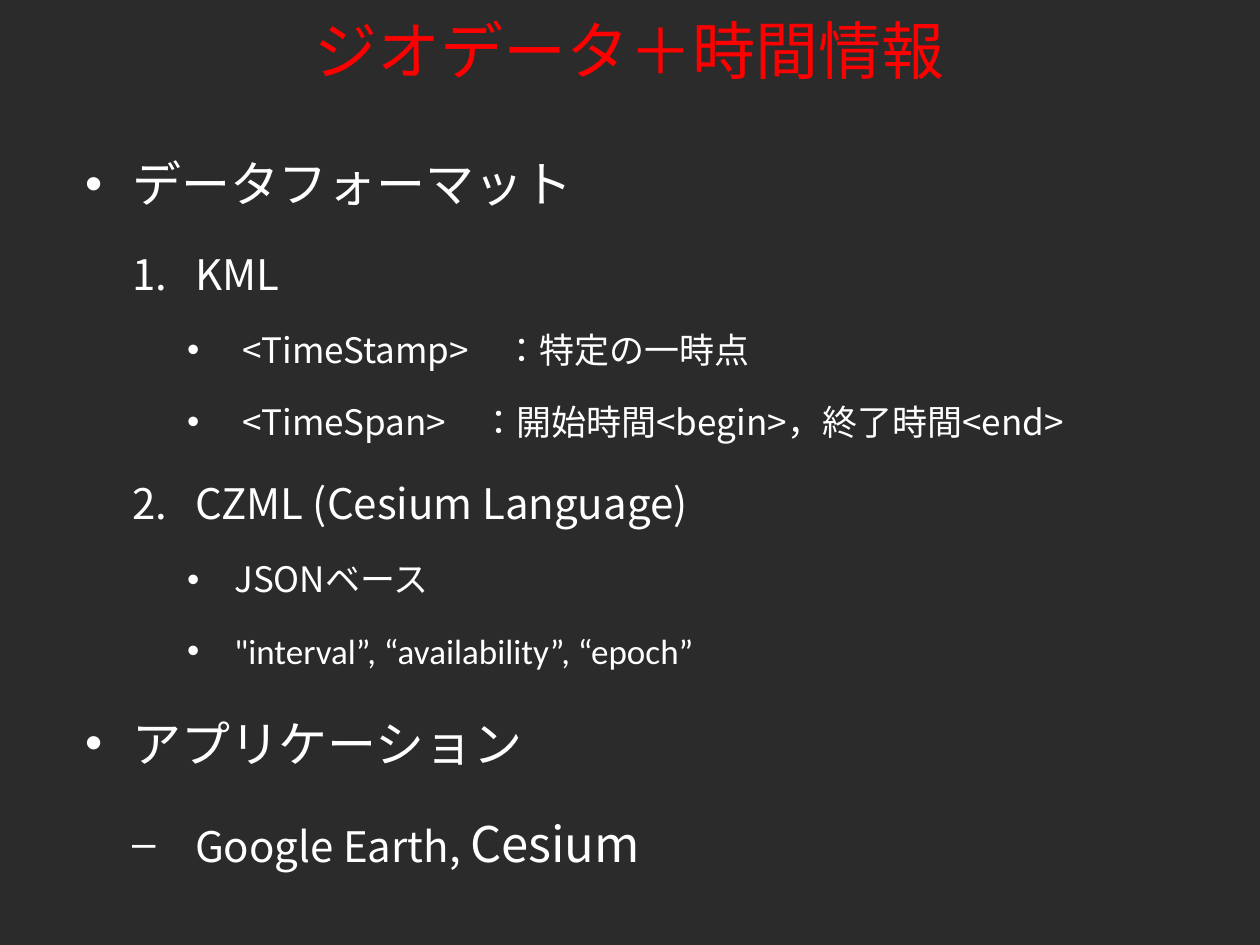
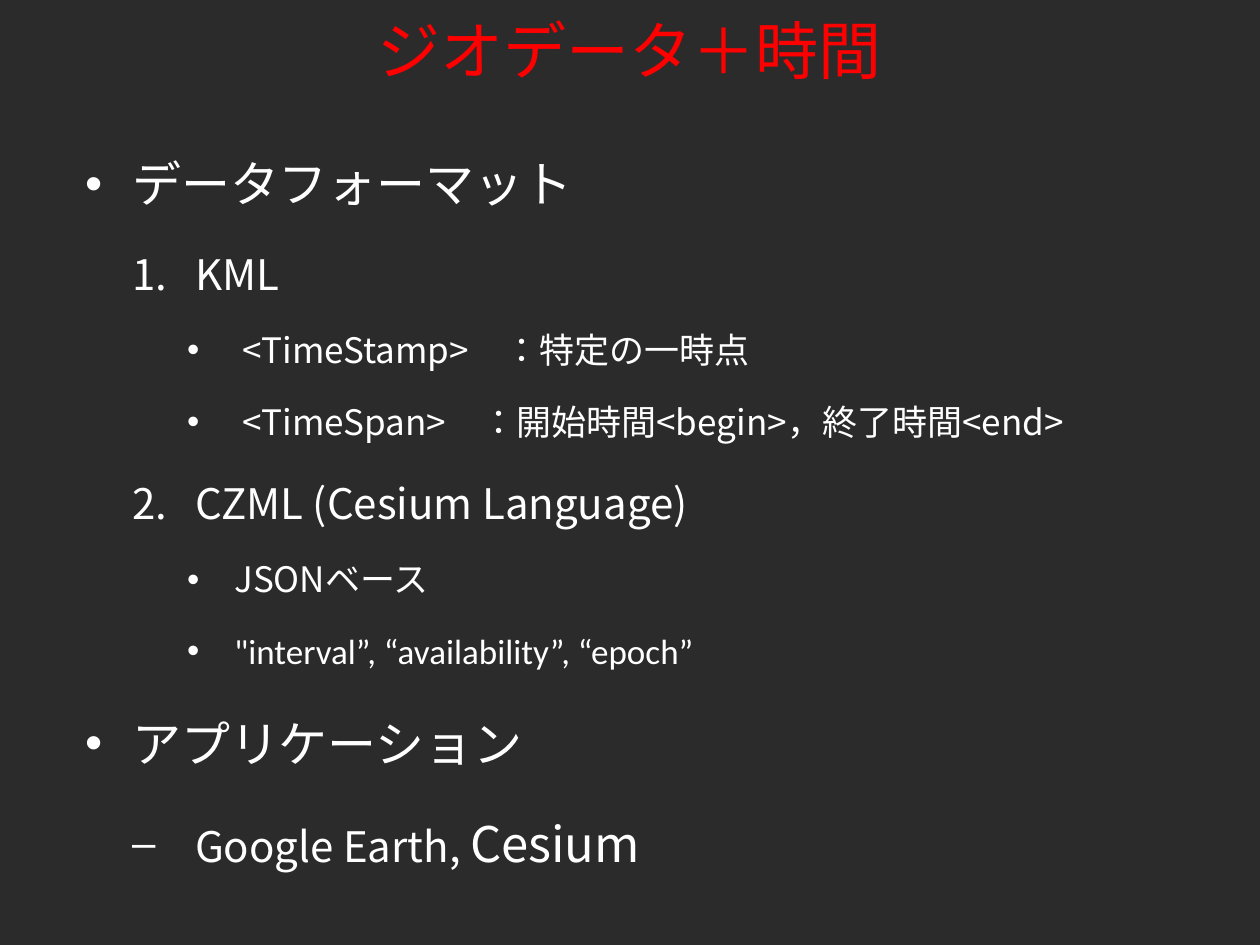
Before and after one commit to tkhrmeme/SapporoSchoolFlu, a slide deck: slide 21 of foss4g_hokkaido_2015_endo.ppt. Drawn at 1260x945 pixels with LibreOffice and Linux fonts; fonts in the diff are those of the drawing; background and template pictures are left out; a plain dark background stands for a picture behind light text. Boxes give left, top, right and bottom in pixels: in the first picture for what was removed or moved away, otherwise in the second. Text is boxed around its words. In the diff, an @@ line names an element or a change of style, - is before the commit and + after.

```diff
--- a/foss4g_hokkaido_2015_endo.ppt
+++ b/foss4g_hokkaido_2015_endo.ppt
@@ title at box(378, 20, 882, 79): text changed @@
-ジオデータ＋時間情報
+ジオデータ＋時間
```
Also in this commit, not shown: 5 other slides changed.
